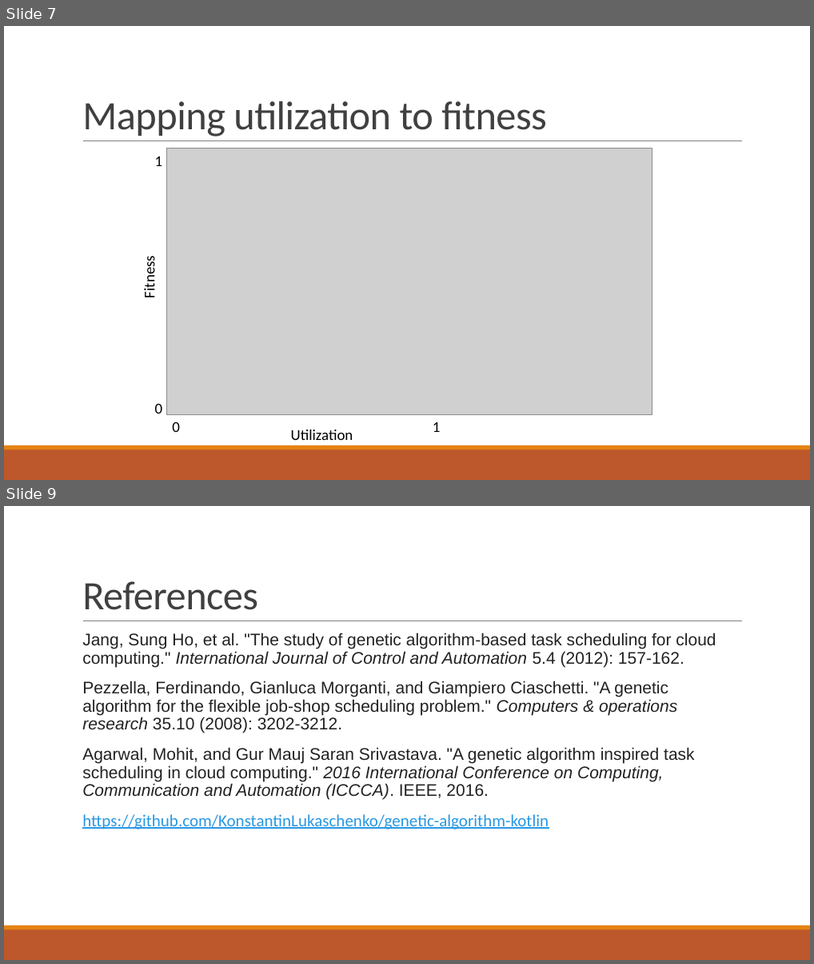
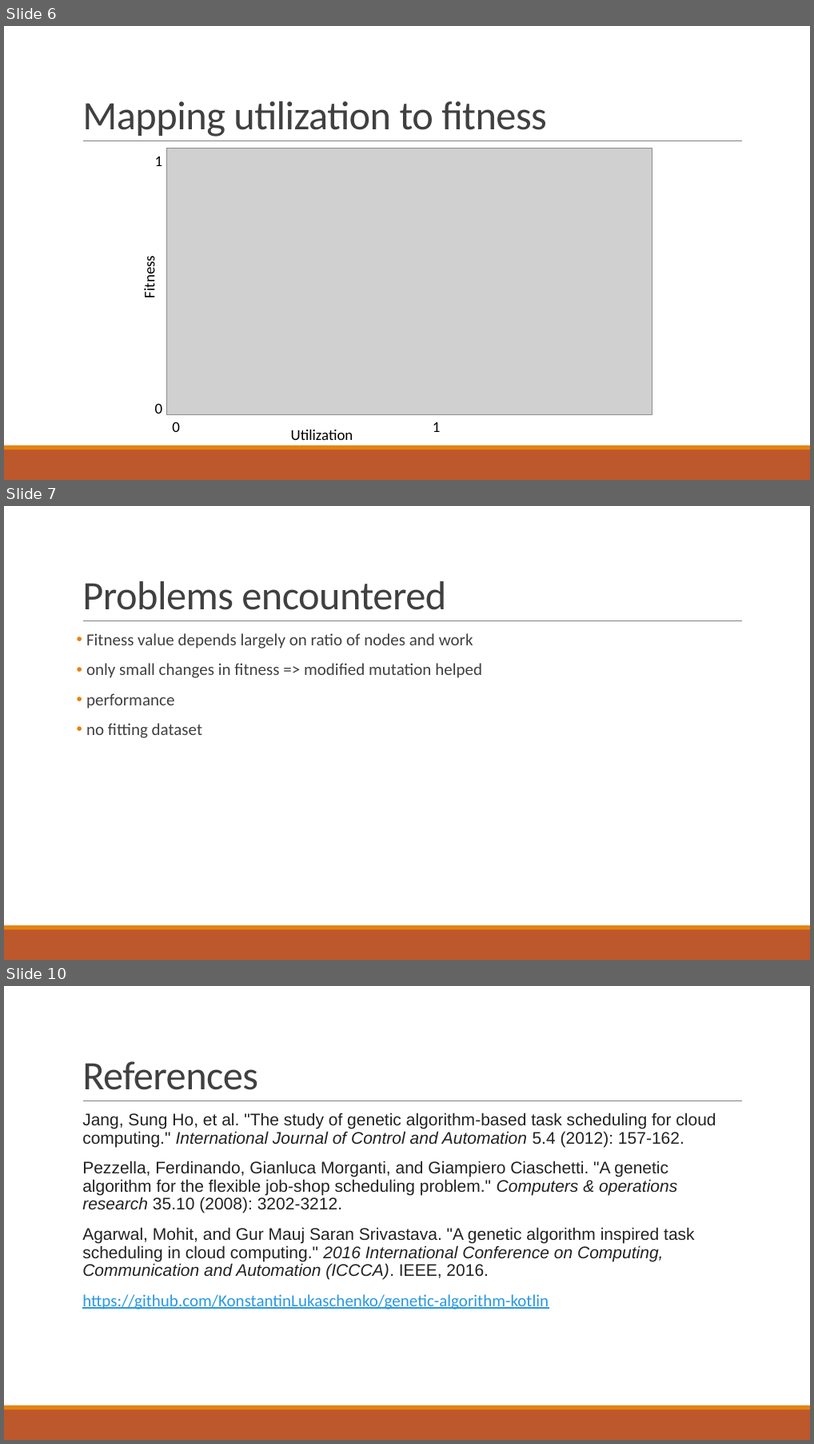
Before and after one commit to Lukas-Kaufmann/workload_scheduling_ga, a slide deck: docs/results.pptx. Shown one above the other, each under a label of ours: slides 7 and 9 before the commit, slides 6, 7 and 10 after it; the slides between them are not shown. The pictures are 814x964 and 814x1444 pixels, drawn with LibreOffice and Linux fonts; fonts in the diff are those of the drawing; grey boxes stand for pictures. Boxes give left, top, right and bottom in pixels: in the first picture for what was removed or moved away, otherwise in the second. Text is boxed around its words. In the diff, an @@ line names an element or a change of style, - is before the commit and + after.

```diff
--- a/docs/results.pptx
+++ b/docs/results.pptx
@@ slide 7 added at box(4, 506, 810, 960), background #FFFFFF; not listed: 3 template elements that a slide beside it also shows @@
@@ title added at box(82, 581, 446, 610), 48 pt, text #404040 @@
+Problems encountered
@@ text added at box(86, 633, 482, 738), 20 pt, text #404040 @@
+• Fitness value depends largely on ratio of nodes and work
+• only small changes in fitness => modified mutation helped
+• performance
+• no fitting dataset
@@ what was slide 7 is now slide 6 @@
@@ what was slide 9 is now slide 10 @@
```
Also in this commit, not shown: 3 other slides added, 3 slides removed, 3 other files.
